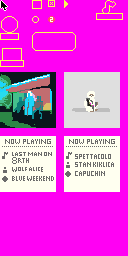
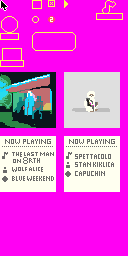
Revision of a layered 128 × 256 image; what changed, layer by layer:
painted on "now playing bw" over [12, 152, 54, 164]
